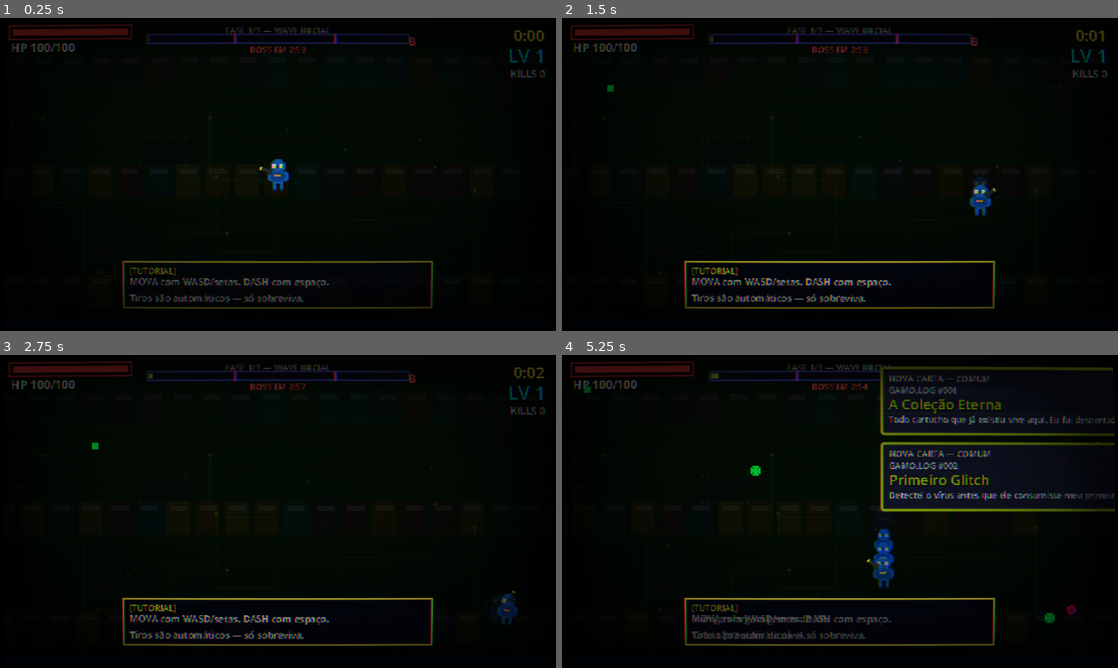
Above: before the commit, frames 1-4 (two rows, left to right).
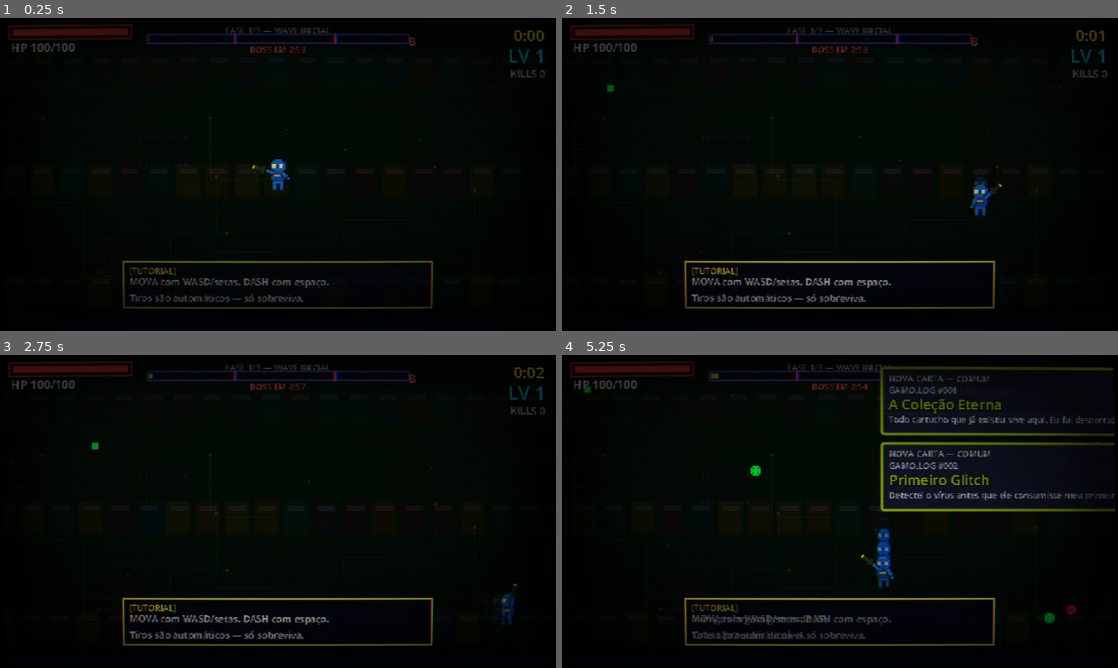
Above: after the commit, the same moments.

Repository: mateusbatatais/gamo-game
Game: Godot game, scene res://scenes/arena.tscn
Same seed, same stepped clock (60 frames per second), same inputs: the game is played once before the commit and once after it. This scene is started directly instead of the project's main scene.
Inputs (mouse positions are in pixels of both pictures, inside the frame that each line leads up to):
- Up to frame 1 (0.25 s): no input
- Up to frame 2 (1.5 s): tap Enter (ui_accept) at 0.5, 0.77 s; move the mouse to (962, 158) at 0.52 s; hold D (move_right) 0.53-1.28 s; tap Space (dash) at 0.6 s; click (962, 158) at 0.67 s; move the mouse to (728, 190) at 1.27 s; hold S (move_down) from 1.28 s (still down); tap B at 1.35 s
- Up to frame 3 (2.75 s): tap Enter (ui_accept) at 1.52 s; move the mouse to (333, 442) at 2.02 s; release S (move_down) at 2.03 s; hold D (move_right) from 2.03 s (still down); tap Keypad Enter at 2.1 s
- Up to frame 4 (5.25 s): move the mouse to (812, 574) at 2.77 s; release D (move_right) at 2.78 s; hold W (move_up) 2.78-3.53 s; tap 1 at 2.85 s; click (812, 574) at 2.92 s; tap Enter (ui_accept) at 3.02, 3.77, 4.52 s; move the mouse to (1006, 558) at 3.52 s; hold A (move_left) 3.53-5.03 s; tap 2 at 3.6 s; move the mouse to (673, 464) at 4.27 s; tap 3 at 4.35 s; move the mouse to (867, 511) at 5.02 s; hold S (move_down) from 5.03 s (still down); tap Space (dash) at 5.1 s; click (867, 511) at 5.17 s

The runs differ from the first frame. In frame 1, 0.1% of the frame differs, in the area x 45-53%, y 46-53%; in frame 2, 0.1%; in frame 3, less than 0.1%; in frame 4, 0.2%, in the area x 53-60%, y 59-72%.

Commit message:
bracos agora movimentam

Diff:
--- a/scripts/autoload/cartridge_registry.gd
+++ b/scripts/autoload/cartridge_registry.gd
@@ -234,6 +234,14 @@
 		CartridgeType.PASSIVE,
 		Rarity.RARE,
 		"res://scripts/cartridges/vampiric.gd"
+	))
+	_add(CartridgeDef.new(
+		"dual_wield",
+		"Dual Wield",
+		"Segunda arma na outra mao. +20% dano por nivel.",
+		CartridgeType.PASSIVE,
+		Rarity.SPECIAL,
+		"res://scripts/cartridges/dual_wield.gd"
 	))
 
 
--- a/scripts/autoload/sprites.gd
+++ b/scripts/autoload/sprites.gd
@@ -416,12 +416,12 @@
 		"..#oo==oo#..",
 		"..########..",
 		"...######...",
-		".##======##.",
-		"##========##",
-		"##==xxxx==##",
-		"##========##",
-		"##========##",
-		".##======##.",
+		"...======...",
+		"..========..",
+		"..==xxxx==..",
+		"..========..",
+		"..========..",
+		"...======...",
 		"...######...",
 		"...##..##...",
 		"...##..##...",
@@ -436,12 +436,12 @@
 		"..#OO==OO#..",
 		"..########..",
 		"...######...",
-		".##======##.",
-		"##========##",
-		"##==oooo==##",
-		"##========##",
-		"##========##",
-		".##======##.",
+		"...======...",
+		"..========..",
+		"..==oooo==..",
+		"..========..",
+		"..========..",
+		"...======...",
 		"...######...",
 		"...##..##...",
 		"...##..##...",
@@ -461,12 +461,12 @@
 		"...#oo==oo#...",
 		"...########...",
 		"....######....",
-		".LL########LL.",
-		".##L======L##.",
-		".##L=xxxx=L##.",
-		".##L======L##.",
-		".##L======L##.",
-		".LL########LL.",
+		"...########...",
+		"...L======L...",
+		"...L=xxxx=L...",
+		"...L======L...",
+		"...L======L...",
+		"...########...",
 		"....######....",
 		"....##..##....",
 		"....##..##....",
@@ -483,12 +483,12 @@
 		"...#OO==OO#...",
 		"...########...",
 		"....######....",
-		".LL########LL.",
-		".##L======L##.",
-		".##L=oooo=L##.",
-		".##L======L##.",
-		".##L======L##.",
-		".LL########LL.",
+		"...########...",
+		"...L======L...",
+		"...L=oooo=L...",
+		"...L======L...",
+		"...L======L...",
+		"...########...",
 		"....######....",
 		"....##..##....",
 		"....##..##....",
@@ -514,13 +514,13 @@
 		"..##L========L##..",
 		"...############...",
 		"....##########....",
-		".LL############LL.",
-		"##L##========##L##",
-		"##L############L##",
-		"##L##=xxxxxx=##L##",
-		"##L############L##",
-		"##L##========##L##",
-		".LL############LL.",
+		"...############...",
+		"...L##========L...",
+		"...############...",
+		"...L##=xxxxxx=L...",
+		"...############...",
+		"...L##========L...",
+		"...############...",
 		"....##########....",
 		"....###....###....",
 		"....###....###....",
@@ -538,13 +538,13 @@
 		"..##L========L##..",
 		"...############...",
 		"....##########....",
-		".LL############LL.",
-		"##L##========##L##",
-		"##L############L##",
-		"##L##=oooooo=##L##",
-		"##L############L##",
-		"##L##========##L##",
-		".LL############LL.",
+		"...############...",
+		"...L##========L...",
+		"...############...",
+		"...L##=oooooo=L...",
+		"...############...",
+		"...L##========L...",
+		"...############...",
 		"....##########....",
 		"....###....###....",
 		"....###....###....",
--- /dev/null
+++ b/scripts/cartridges/dual_wield.gd
@@ -0,0 +1,45 @@
+## Dual Wield — passivo que faz o player segurar 2 armas (uma em cada mão).
+## Visual: segunda arma mira no inimigo mais próximo do lado oposto.
+## Mecânica: +20% dano por nível (boost moderado já que o ganho principal é visual).
+## Nível também aumenta o spread de "cobertura" — não vou implementar segunda arma
+## atirando independente (seria invasivo em todos cartuchos), mas o boost de dano
+## representa o ganho de duas armas.
+extends CartridgeBase
+
+const BASE_DAMAGE_BONUS := 0.20  ## +20% dano por nível
+
+var _applied_mult: float = 1.0  ## último fator multiplicativo aplicado (pra reverter)
+
+
+func setup(p_player: Player, p_level: int) -> void:
+	super(p_player, p_level)
+	p_player.set_dual_wield(true)
+	_apply_bonus()
+
+
+func on_level_up(new_level: int) -> void:
+	super(new_level)
+	_apply_bonus()
+
+
+func on_unequip() -> void:
+	if player != null and is_instance_valid(player):
+		player.set_dual_wield(false)
+		_revert_bonus()
+
+
+## Aplica o bonus de dano. Reverte o anterior antes (caso seja level_up).
+func _apply_bonus() -> void:
+	_revert_bonus()
+	if player == null:
+		return
+	_applied_mult = 1.0 + BASE_DAMAGE_BONUS * level
+	player.damage_mult *= _applied_mult
+
+
+func _revert_bonus() -> void:
+	if player == null or _applied_mult <= 0.0:
+		return
+	if _applied_mult != 1.0:
+		player.damage_mult /= _applied_mult
+	_applied_mult = 1.0
--- a/scripts/entities/player.gd
+++ b/scripts/entities/player.gd
@@ -23,7 +23,7 @@
 # Tiers de evolução visual do GAMO. Trocas em level-up de acordo com EVOLUTION_THRESHOLDS:
 #   tier 1 (sem armadura) → tier 2 (armadura leve) → tier 3 (armadura pesada)
 const EVOLUTION_THRESHOLDS := [5, 10]
-const WEAPON_OFFSET := 14.0          # distância da arma ao centro do player (em px-mundo)
+const WEAPON_OFFSET := 22.0          # distância da arma ao centro do player (em px-mundo)
 const WEAPON_AIM_RADIUS := 480.0
 
 @export var max_hp: int = 100
@@ -47,6 +47,11 @@
 
 var sprite: AnimatedSprite2D
 var weapon_sprite: Sprite2D
+var weapon_sprite_secondary: Sprite2D = null  ## ativada pelo cartucho Dual Wield
+## Renderer dos braços (Node2D customizado, definido como inner class abaixo).
+## Tipado como Node2D em vez de _PlayerArms pra evitar forward reference no parser.
+var arms_renderer: Node2D = null
+var dual_wield_active: bool = false
 var hurtbox: Area2D
 var cartridge_root: Node
 
@@ -122,6 +127,15 @@
 
 
 func _build_weapon_sprite() -> void:
+	# Renderizador dos braços — Node2D customizado que desenha linhas do player
+	# até a(s) arma(s). z_index 1 (igual à arma) pra ficar acima do corpo.
+	arms_renderer = _PlayerArms.new()
+	arms_renderer.z_index = 1
+	# Cor do braço = cor principal do corpo ("#"), pra parecer extensão do corpo.
+	if spirit_palette != null and spirit_palette.has("#"):
+		arms_renderer.arm_color = spirit_palette["#"]
+	add_child(arms_renderer)
+
 	weapon_sprite = Sprite2D.new()
 	weapon_sprite.texture = Sprites.weapon_blaster
 	weapon_sprite.centered = true
@@ -134,11 +148,79 @@
 	add_child(weapon_sprite)
 
 
+## Ativa/desativa a segunda arma (cartucho Dual Wield). Visual + spawn de sprite.
+func set_dual_wield(active: bool) -> void:
+	dual_wield_active = active
+	if active and weapon_sprite_secondary == null:
+		weapon_sprite_secondary = Sprite2D.new()
+		weapon_sprite_secondary.texture = weapon_sprite.texture
+		weapon_sprite_secondary.centered = true
+		weapon_sprite_secondary.scale = weapon_sprite.scale
+		weapon_sprite_secondary.modulate = weapon_sprite.modulate
+		weapon_sprite_secondary.z_index = 1
+		add_child(weapon_sprite_secondary)
+	elif not active and weapon_sprite_secondary != null:
+		weapon_sprite_secondary.queue_free()
+		weapon_sprite_secondary = null
+
+
+## Renderizador dos braços — Node2D que desenha linhas grossas entre o player
+## (shoulder offset) e a(s) arma(s). Cor lida do palette do player no _build_weapon_sprite.
+class _PlayerArms extends Node2D:
+	var arm_color: Color = Color(0.4, 0.7, 1.0, 1.0)  ## azul claro default (visível)
+	var arm_thickness: float = 4.0  ## bem visível em cima do corpo
+	var hand_radius: float = 2.5  ## bolinha na ponta (mão) pra dar visual de garra
+	var shoulder_offset_y: float = 2.0  ## ombros ligeiramente acima do centro
+	var shoulder_offset_x: float = 5.0  ## ombros à esquerda/direita pra criar o "V" do braço
+	var primary_target: Vector2 = Vector2.ZERO  ## onde o braço ativo (com arma) chega
+	var secondary_target: Vector2 = Vector2.ZERO  ## onde o braço passivo (ou 2ª arma) chega
+	var secondary_active: bool = false  ## true se 2º braço também segura arma (Dual Wield)
+	var visible_now: bool = true
+
+	func _ready() -> void:
+		# Garante que _process roda mesmo se Godot não auto-detectar.
+		set_process(true)
+
+	func _process(_delta: float) -> void:
+		queue_redraw()
+
+	func _draw() -> void:
+		if not visible_now:
+			return
+		var right_shoulder := Vector2(shoulder_offset_x, -shoulder_offset_y)
+		var left_shoulder := Vector2(-shoulder_offset_x, -shoulder_offset_y)
+		# Braço primário sai do ombro do lado pra qual aponta.
+		var primary_shoulder: Vector2 = right_shoulder if primary_target.x >= 0.0 else left_shoulder
+		# Braço secundário sai do OUTRO ombro — garante simetria visual.
+		var sec_shoulder: Vector2 = left_shoulder if primary_shoulder == right_shoulder else right_shoulder
+
+		# --- Braço primário (segura a arma principal) ---
+		_draw_arm(primary_shoulder, primary_target, true)
+
+		# --- Braço secundário ---
+		_draw_arm(sec_shoulder, secondary_target, secondary_active)
+
+
+	## Desenha um braço (ombro → ponta) com contorno + cor + mão.
+	## active=true desenha a "mão" maior (segurando arma); active=false mão pequena.
+	func _draw_arm(shoulder: Vector2, hand_pos: Vector2, active: bool) -> void:
+		draw_line(shoulder, hand_pos, Color(0, 0, 0, 1.0), arm_thickness + 2.0)
+		draw_line(shoulder, hand_pos, arm_color, arm_thickness)
+		var r: float = hand_radius if active else hand_radius * 0.75
+		draw_circle(hand_pos, r + 1.0, Color(0, 0, 0, 1.0))
+		draw_circle(hand_pos, r, arm_color)
+
+
 ## Substitui a textura da arma visível e o tint dos projéteis disparados pelo player.
 ## Chamado por cada cartucho-arma no setup/on_level_up.
 func set_weapon_visual(texture: ImageTexture, p_tint: Color = Color.WHITE) -> void:
 	if texture != null and weapon_sprite != null:
 		weapon_sprite.texture = texture
+		weapon_sprite.modulate = p_tint
+	# Sincroniza segunda arma (se Dual Wield ativo).
+	if texture != null and weapon_sprite_secondary != null:
+		weapon_sprite_secondary.texture = texture
+		weapon_sprite_secondary.modulate = p_tint
 	projectile_tint = p_tint
 
 
@@ -234,6 +316,8 @@
 
 ## Mira a arma no inimigo mais próximo (orbitando o player), ou aponta na direção
 ## de movimento/facing quando não há alvo. Mantém o player com cara de "armado".
+## Se dual_wield_active, posiciona segunda arma 180° oposta (mira pra trás —
+## simulando inimigos atrás também).
 func _update_weapon_aim() -> void:
 	if weapon_sprite == null:
 		return
@@ -251,6 +335,56 @@
 	# Quando aponta pra esquerda, espelha verticalmente para o cano não ficar de cabeça pra baixo.
 	weapon_sprite.flip_v = dir.x < 0
 
+	# Atualiza o braço primário (do shoulder até o cabo da arma).
+	if arms_renderer != null:
+		# A "mão" segura no início da arma (próximo do cabo, dentro da textura).
+		var grip_offset: float = WEAPON_OFFSET - 4.0
+		arms_renderer.primary_target = dir * grip_offset
+
+	# Segunda arma: aponta no SEGUNDO inimigo mais próximo, ou no oposto se não houver.
+	if dual_wield_active and weapon_sprite_secondary != null:
+		var dir2: Vector2 = _find_secondary_aim_dir(enemy, dir)
+		weapon_sprite_secondary.position = dir2 * WEAPON_OFFSET
+		weapon_sprite_secondary.rotation = dir2.angle()
+		weapon_sprite_secondary.flip_v = dir2.x < 0
+		if arms_renderer != null:
+			arms_renderer.secondary_target = dir2 * (WEAPON_OFFSET - 6.0)
+			arms_renderer.secondary_active = true
+	elif arms_renderer != null:
+		# Sem dual wield: braço passivo extende no sentido OPOSTO ao ativo,
+		# saindo do ombro contrário. Comprimento menor (~70%) — pose de "balance".
+		var passive_dist: float = (WEAPON_OFFSET - 4.0) * 0.7
+		arms_renderer.secondary_target = -dir * passive_dist
+		arms_renderer.secondary_active = false
+
+	# Força redraw — não confia só no _process do _PlayerArms.
+	if arms_renderer != null:
+		arms_renderer.queue_redraw()
+
+
+## Procura segundo alvo distinto do primário, ou retorna direção oposta como fallback.
+func _find_secondary_aim_dir(primary_enemy: Enemy, primary_dir: Vector2) -> Vector2:
+	if primary_enemy == null:
+		return -primary_dir
+	var enemies := get_tree().get_nodes_in_group("enemies")
+	var best: Enemy = null
+	var best_d: float = WEAPON_AIM_RADIUS
+	for e in enemies:
+		if not (e is Enemy):
+			continue
+		if e == primary_enemy:
+			continue
+		var enemy := e as Enemy
+		if enemy._dying_anim:
+			continue
+		var d: float = global_position.distance_to(enemy.global_position)
+		if d < best_d:
+			best_d = d
+			best = enemy
+	if best != null:
+		return (best.global_position - global_position).normalized()
+	return -primary_dir
+
 
 ## Reage ao signal player_leveled_up trocando a sprite do GAMO quando cruza
 ## um limiar de evolução (sem armadura → leve → pesada).
@@ -440,6 +574,10 @@
 		cartridge_root.process_mode = Node.PROCESS_MODE_DISABLED
 	if weapon_sprite != null:
 		weapon_sprite.visible = false
+	if weapon_sprite_secondary != null:
+		weapon_sprite_secondary.visible = false
+	if arms_renderer != null:
+		arms_renderer.visible_now = false
 
 	HitStop.freeze(0.15)
 	Audio.play(Audio.Sfx.PLAYER_HURT)
Not shown, added: scripts/cartridges/dual_wield.gd.uid
